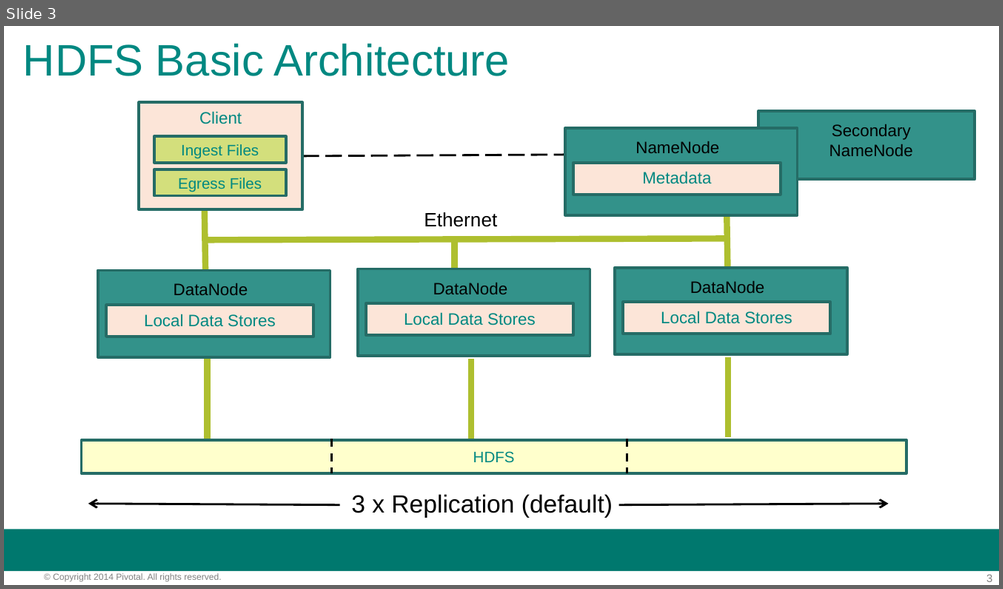
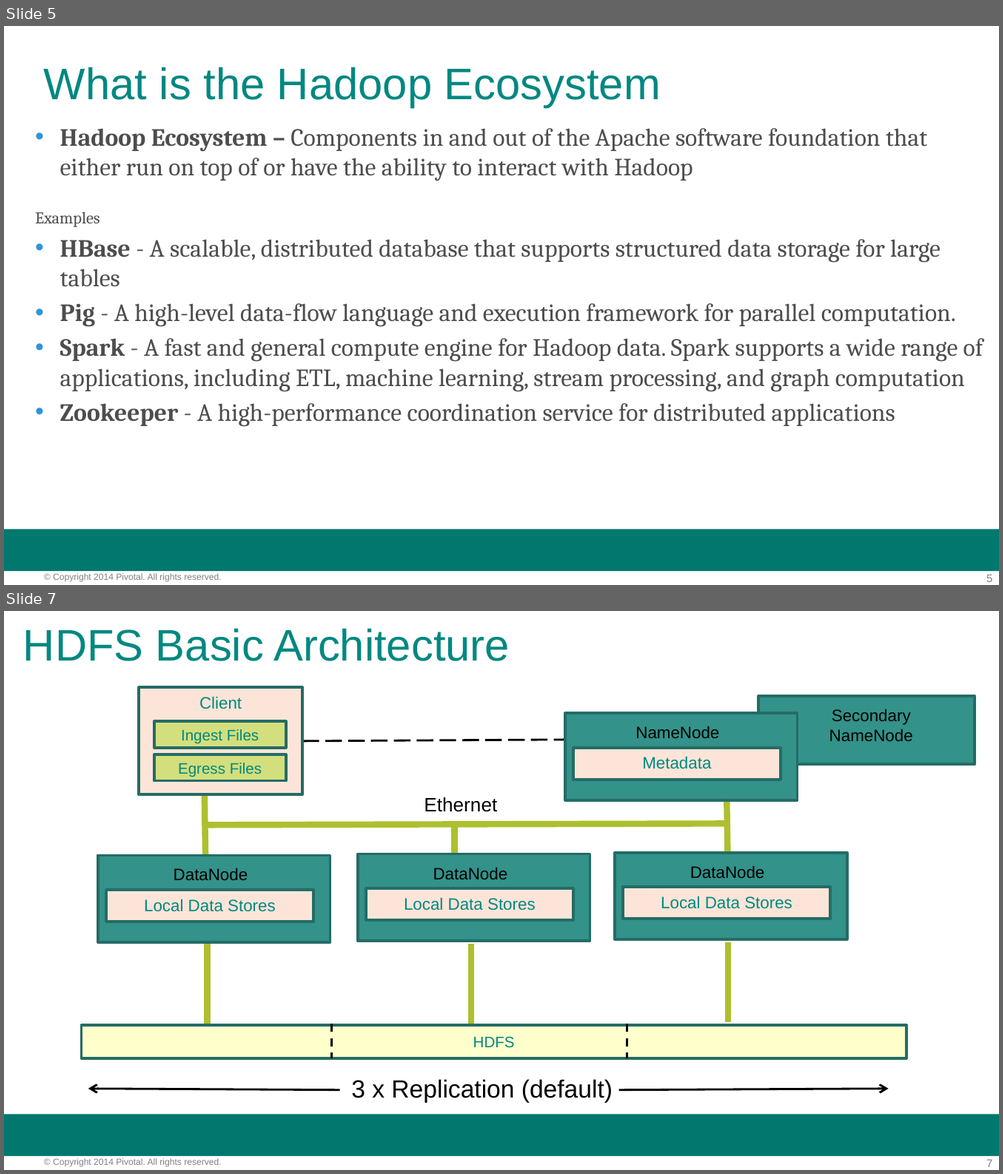
Before and after one commit to vmware-archive/BigDataRoadshow-labs, a slide deck: decks/02_phd_hawq_presentation.pptx. Shown one above the other, each under a label of ours: slide 3 before the commit, slides 5 and 7 after it; the slides between them are not shown. The pictures are 1003x589 and 1003x1174 pixels, drawn with LibreOffice and Linux fonts; fonts in the diff are those of the drawing; background and template pictures are left out. Boxes give left, top, right and bottom in pixels: in the first picture for what was removed or moved away, otherwise in the second. Text is boxed around its words. In the diff, an @@ line names an element or a change of style, - is before the commit and + after.

```diff
--- a/decks/02_phd_hawq_presentation.pptx
+++ b/decks/02_phd_hawq_presentation.pptx
@@ slide 5 added at [4,26,999,585], background #FFFFFF; not listed: 3 template elements that a slide beside it also shows @@
@@ title added at [44,67,660,107], 32 pt, text #008881 @@
+What is the Hadoop Ecosystem
@@ text added at [35,128,983,427], 18 pt, text #4D4D4D @@
+• Hadoop Ecosystem – Components in and out of the Apache software foundation that either run on top of or have the ability to interact with Hadoop
+Examples
+• HBase - A scalable, distributed database that supports structured data storage for large tables
+• Pig - A high-level data-flow language and execution framework for parallel computation.
+• Spark - A fast and general compute engine for Hadoop data. Spark supports a wide range of applications, including ETL, machine learning, stream processing, and graph computation
+• Zookeeper - A high-performance coordination service for distributed applications
@@ what was slide 3 is now slide 7 @@
@@ page number at [986,1160,992,1167]: text changed @@
-3
+7
```
Also in this commit, not shown: 4 slides changed, 4 other slides added, 5 other files.
